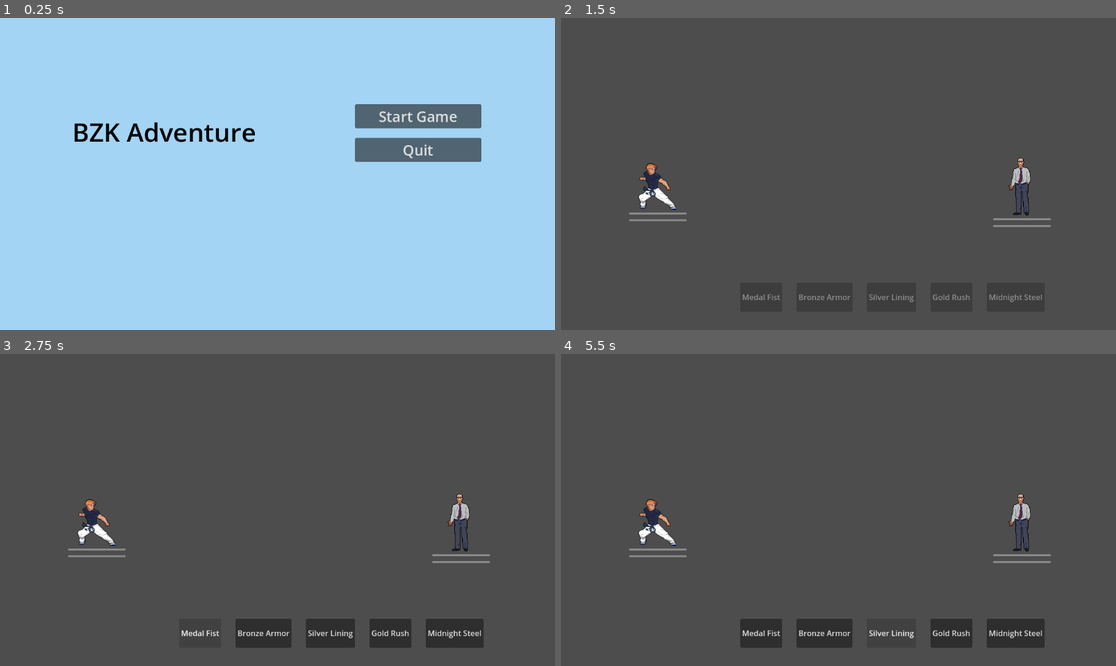
Above: before the commit, frames 1-4 (two rows, left to right).
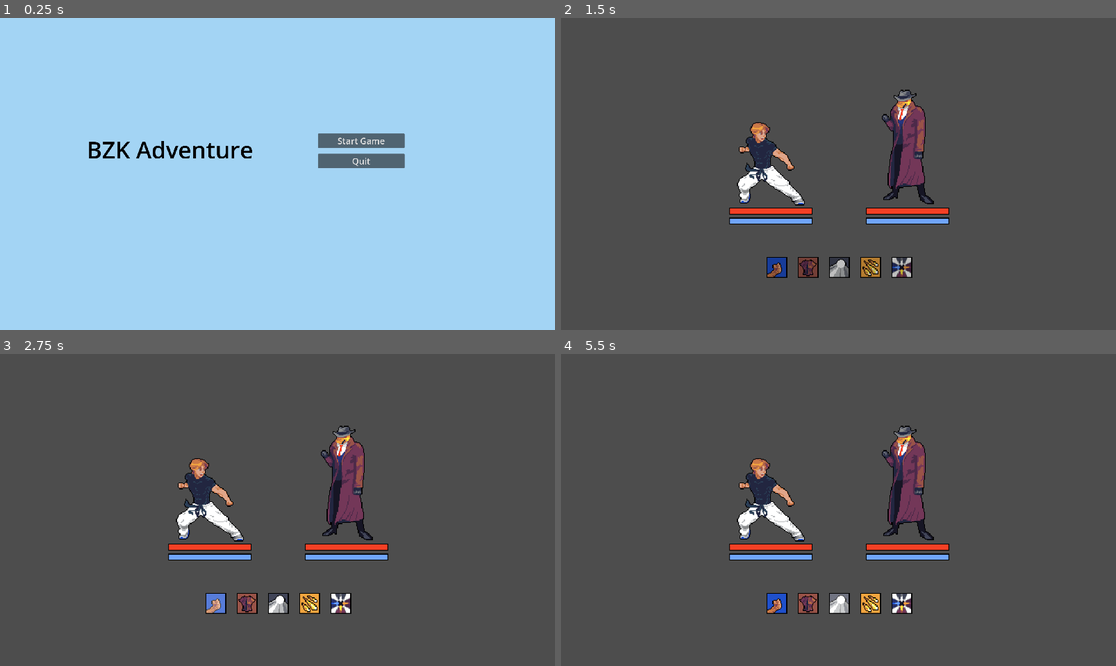
Above: after the commit, the same moments.

Repository: emay6/bzk-adventure
Game: Godot game, scene res://scenes/main.tscn
Same seed, same stepped clock (60 frames per second), same inputs: the game is played once before the commit and once after it.
Inputs (mouse positions are in pixels of both pictures, inside the frame that each line leads up to; where the layout moved, square brackets give the same spot in the first picture):
- Up to frame 1 (0.25 s): no input
- Up to frame 2 (1.5 s): click "Start Game" at 0.5 s; click (777, 267) [760, 298] at 1.25 s
- Up to frame 3 (2.75 s): tap Enter at 2 s
- Up to frame 4 (5.5 s): click (810, 603) [821, 634] at 2.75 s; tap Space at 3.5 s; click (838, 603) [894, 634] at 4.25 s; tap Enter at 5 s

The runs differ from the first frame. In frame 1, 5.5% of the frame differs, in the area x 13-87%, y 27-49%; in frame 2, 7.0%; in frame 3, 10%, in the area x 12-89%, y 22-94%; in frame 4, 9.9%.

Commit message:
Updated assets and game resolution

Diff:
--- a/project.godot
+++ b/project.godot
@@ -21,7 +21,24 @@
 GameManager="*res://src/global/game_manager.gd"
 TurnManager="*res://src/global/turn_manager.gd"
 
+[display]
+
+window/size/viewport_width=1920
+window/size/viewport_height=1080
+window/size/mode=3
+
 [editor]
 
 version_control/plugin_name="GitPlugin"
 version_control/autoload_on_startup=true
+
+[rendering]
+
+textures/canvas_textures/default_texture_filter=0
+2d/snap/snap_2d_transforms_to_pixel=true
+2d/size/borderless=false
+2d/size/resizable=true
+2d/size/mode=0
+2d/size/viewport_width=1920
+2d/canvas_textures/default_texture_filter=0
+2d/size/viewport_height=1080
--- a/scenes/combat/combat_ui.tscn
+++ b/scenes/combat/combat_ui.tscn
@@ -1,6 +1,13 @@
-[gd_scene load_steps=2 format=3 uid="uid://c8govhpudexb2"]
+[gd_scene load_steps=9 format=3 uid="uid://c8govhpudexb2"]
 
 [ext_resource type="Script" uid="uid://bv8e4rmweo8j4" path="res://src/combat_ui.gd" id="1_qq4en"]
+[ext_resource type="Texture2D" uid="uid://bwkhp1rabm8xo" path="res://textures/skill/medal_fist.png" id="2_6ikrv"]
+[ext_resource type="Texture2D" uid="uid://cmnlva5kqvpvt" path="res://textures/ui/skill_button_press.png" id="3_5a3e2"]
+[ext_resource type="Texture2D" uid="uid://cf4twgvfstyvo" path="res://textures/skill/bronze_statue.png" id="3_mb6cw"]
+[ext_resource type="Texture2D" uid="uid://dniw0ik2vrbty" path="res://textures/skill/silver_lining.png" id="4_5a3e2"]
+[ext_resource type="Texture2D" uid="uid://dk1k4pi1rrxo0" path="res://textures/ui/skill_button_hover.png" id="4_u72tk"]
+[ext_resource type="Texture2D" uid="uid://br57g81hxj6vr" path="res://textures/skill/gold_rush.png" id="5_u72tk"]
+[ext_resource type="Texture2D" uid="uid://dp0a55mnvws6d" path="res://textures/skill/midnight_steel.png" id="6_npbv8"]
 
 [node name="CombatUI" type="CanvasLayer"]
 script = ExtResource("1_qq4en")
@@ -15,41 +22,101 @@
 metadata/_edit_use_anchors_ = true
 
 [node name="SkillButtonContainer" type="HBoxContainer" parent="Control"]
-layout_mode = 0
-offset_left = 372.0
-offset_top = 550.0
-offset_right = 780.0
-offset_bottom = 610.0
-theme_override_constants/separation = 30
+layout_mode = 1
+anchors_preset = -1
+offset_left = 711.0
+offset_top = 828.0
+offset_right = 1215.0
+offset_bottom = 900.0
+theme_override_constants/separation = 36
 
-[node name="Skill1Button" type="Button" parent="Control/SkillButtonContainer"]
+[node name="Skill1Rect" type="TextureRect" parent="Control/SkillButtonContainer"]
+custom_minimum_size = Vector2(72, 72)
 layout_mode = 2
+texture = ExtResource("2_6ikrv")
+
+[node name="Skill1Button" type="TextureButton" parent="Control/SkillButtonContainer/Skill1Rect"]
+layout_mode = 2
+offset_left = 3.0
+offset_top = 3.0
+offset_right = 69.0
+offset_bottom = 69.0
 focus_mode = 0
-text = "Skill 1"
+texture_pressed = ExtResource("3_5a3e2")
+texture_hover = ExtResource("4_u72tk")
+texture_disabled = ExtResource("3_5a3e2")
+stretch_mode = 0
 
-[node name="Skill2Button" type="Button" parent="Control/SkillButtonContainer"]
+[node name="Skill2Rect" type="TextureRect" parent="Control/SkillButtonContainer"]
+custom_minimum_size = Vector2(72, 72)
 layout_mode = 2
+texture = ExtResource("3_mb6cw")
+
+[node name="Skill2Button" type="TextureButton" parent="Control/SkillButtonContainer/Skill2Rect"]
+layout_mode = 2
+offset_left = 3.0
+offset_top = 3.0
+offset_right = 69.0
+offset_bottom = 69.0
 focus_mode = 0
-text = "Skill 2"
+texture_pressed = ExtResource("3_5a3e2")
+texture_hover = ExtResource("4_u72tk")
+texture_disabled = ExtResource("3_5a3e2")
+stretch_mode = 0
 
-[node name="Skill3Button" type="Button" parent="Control/SkillButtonContainer"]
+[node name="Skill3Rect" type="TextureRect" parent="Control/SkillButtonContainer"]
+custom_minimum_size = Vector2(72, 72)
 layout_mode = 2
+texture = ExtResource("4_5a3e2")
+
+[node name="Skill3Button" type="TextureButton" parent="Control/SkillButtonContainer/Skill3Rect"]
+layout_mode = 2
+offset_left = 3.0
+offset_top = 3.0
+offset_right = 69.0
+offset_bottom = 69.0
 focus_mode = 0
-text = "Skill 3"
+texture_pressed = ExtResource("3_5a3e2")
+texture_hover = ExtResource("4_u72tk")
+texture_disabled = ExtResource("3_5a3e2")
+stretch_mode = 0
 
-[node name="Skill4Button" type="Button" parent="Control/SkillButtonContainer"]
+[node name="Skill4Rect" type="TextureRect" parent="Control/SkillButtonContainer"]
+custom_minimum_size = Vector2(72, 72)
 layout_mode = 2
+texture = ExtResource("5_u72tk")
+
+[node name="Skill4Button" type="TextureButton" parent="Control/SkillButtonContainer/Skill4Rect"]
+layout_mode = 2
+offset_left = 3.0
+offset_top = 3.0
+offset_right = 69.0
+offset_bottom = 69.0
 focus_mode = 0
-text = "Skill 4"
+texture_pressed = ExtResource("3_5a3e2")
+texture_hover = ExtResource("4_u72tk")
+texture_disabled = ExtResource("3_5a3e2")
+stretch_mode = 0
 
-[node name="Skill5Button" type="Button" parent="Control/SkillButtonContainer"]
+[node name="Skill5Rect" type="TextureRect" parent="Control/SkillButtonContainer"]
+custom_minimum_size = Vector2(72, 72)
 layout_mode = 2
+texture = ExtResource("6_npbv8")
+
+[node name="Skill5Button" type="TextureButton" parent="Control/SkillButtonContainer/Skill5Rect"]
+layout_mode = 2
+offset_left = 3.0
+offset_top = 3.0
+offset_right = 69.0
+offset_bottom = 69.0
 focus_mode = 0
-text = "Ultimate
-"
+texture_pressed = ExtResource("3_5a3e2")
+texture_hover = ExtResource("4_u72tk")
+texture_disabled = ExtResource("3_5a3e2")
+stretch_mode = 0
 
-[connection signal="pressed" from="Control/SkillButtonContainer/Skill1Button" to="." method="_on_skill_1_button_pressed"]
-[connection signal="pressed" from="Control/SkillButtonContainer/Skill2Button" to="." method="_on_skill_2_button_pressed"]
-[connection signal="pressed" from="Control/SkillButtonContainer/Skill3Button" to="." method="_on_skill_3_button_pressed"]
-[connection signal="pressed" from="Control/SkillButtonContainer/Skill4Button" to="." method="_on_skill_4_button_pressed"]
-[connection signal="pressed" from="Control/SkillButtonContainer/Skill5Button" to="." method="_on_skill_5_button_pressed"]
+[connection signal="pressed" from="Control/SkillButtonContainer/Skill1Rect/Skill1Button" to="." method="_on_skill_1_button_pressed"]
+[connection signal="pressed" from="Control/SkillButtonContainer/Skill2Rect/Skill2Button" to="." method="_on_skill_2_button_pressed"]
+[connection signal="pressed" from="Control/SkillButtonContainer/Skill3Rect/Skill3Button" to="." method="_on_skill_3_button_pressed"]
+[connection signal="pressed" from="Control/SkillButtonContainer/Skill4Rect/Skill4Button" to="." method="_on_skill_4_button_pressed"]
+[connection signal="pressed" from="Control/SkillButtonContainer/Skill5Rect/Skill5Button" to="." method="_on_skill_5_button_pressed"]
--- a/scenes/combat/enemy.tscn
+++ b/scenes/combat/enemy.tscn
@@ -1,14 +1,16 @@
 [gd_scene load_steps=4 format=3 uid="uid://4u723oeci16t"]
 
-[ext_resource type="Texture2D" uid="uid://dw2qvpbi5frvn" path="res://textures/enemy/mrc_enemy.png" id="1_7k104"]
 [ext_resource type="Script" uid="uid://evhkxhjamarj" path="res://src/enemy.gd" id="1_8afxw"]
+[ext_resource type="Texture2D" uid="uid://cvtjkma4reu7f" path="res://textures/enemy/smokinduck_enemy.png" id="2_8afxw"]
 [ext_resource type="PackedScene" uid="uid://bf0j6ykqxpsyu" path="res://scenes/combat/resource_bars.tscn" id="2_dxtal"]
 
 [node name="Enemy" type="Node2D"]
 script = ExtResource("1_8afxw")
 
 [node name="Sprite2D" type="Sprite2D" parent="."]
-texture = ExtResource("1_7k104")
+position = Vector2(54, -408)
+scale = Vector2(3, 3)
+texture = ExtResource("2_8afxw")
+centered = false
 
 [node name="ResourceController" parent="." instance=ExtResource("2_dxtal")]
-position = Vector2(-55, 66)
--- a/scenes/combat/game.tscn
+++ b/scenes/combat/game.tscn
@@ -10,11 +10,11 @@
 metadata/_edit_group_ = true
 
 [node name="Player" parent="." instance=ExtResource("1_80nbo")]
-position = Vector2(200, 350)
+position = Vector2(582, 657)
 
 [node name="EnemyList" type="Node2D" parent="."]
 
 [node name="Enemy" parent="." instance=ExtResource("3_feb5d")]
-position = Vector2(952, 350)
+position = Vector2(1056, 657)
 
 [node name="CombatUI" parent="." instance=ExtResource("4_fc0e3")]
--- a/scenes/combat/player.tscn
+++ b/scenes/combat/player.tscn
@@ -9,8 +9,9 @@
 metadata/_edit_group_ = true
 
 [node name="Sprite2D" type="Sprite2D" parent="."]
+position = Vector2(27, -297)
+scale = Vector2(3, 3)
 texture = ExtResource("2_lxv2u")
-flip_h = true
+centered = false
 
 [node name="ResourceController" parent="." instance=ExtResource("3_2iox7")]
-position = Vector2(-59, 54)
--- a/scenes/combat/resource_bars.tscn
+++ b/scenes/combat/resource_bars.tscn
@@ -1,23 +1,29 @@
-[gd_scene load_steps=2 format=3 uid="uid://bf0j6ykqxpsyu"]
+[gd_scene load_steps=5 format=3 uid="uid://bf0j6ykqxpsyu"]
 
 [ext_resource type="Script" uid="uid://cdkd06lglecom" path="res://src/resource_bars.gd" id="1_xtr2f"]
+[ext_resource type="Texture2D" uid="uid://dins6hpxahh1f" path="res://textures/ui/bar_empty.png" id="2_j1qyl"]
+[ext_resource type="Texture2D" uid="uid://davlmval7ckwp" path="res://textures/ui/hp_bar.png" id="3_kdv7u"]
+[ext_resource type="Texture2D" uid="uid://b17ebrkee67ai" path="res://textures/ui/ce_bar.png" id="4_3cy6b"]
 
 [node name="ResourceController" type="Node2D"]
 script = ExtResource("1_xtr2f")
 
 [node name="VBoxContainer" type="VBoxContainer" parent="."]
-offset_right = 120.0
-offset_bottom = 40.0
+offset_right = 288.0
+offset_bottom = 58.0
 theme_override_constants/separation = 10
 
-[node name="HealthBar" type="ProgressBar" parent="VBoxContainer"]
+[node name="HealthBar" type="TextureProgressBar" parent="VBoxContainer"]
+custom_minimum_size = Vector2(288, 24)
+layout_mode = 2
+nine_patch_stretch = true
+texture_under = ExtResource("2_j1qyl")
+texture_progress = ExtResource("3_kdv7u")
+
+[node name="CEBar" type="TextureProgressBar" parent="VBoxContainer"]
+custom_minimum_size = Vector2(288, 24)
 layout_mode = 2
 size_flags_horizontal = 3
-step = 1.0
-show_percentage = false
-
-[node name="CEBar" type="ProgressBar" parent="VBoxContainer"]
-layout_mode = 2
-size_flags_horizontal = 3
-step = 1.0
-show_percentage = false
+nine_patch_stretch = true
+texture_under = ExtResource("2_j1qyl")
+texture_progress = ExtResource("4_3cy6b")
--- a/scenes/menu/main_menu.tscn
+++ b/scenes/menu/main_menu.tscn
@@ -23,20 +23,20 @@
 
 [node name="Label" type="Label" parent="."]
 layout_mode = 0
-offset_left = 150.0
-offset_top = 200.0
-offset_right = 531.0
-offset_bottom = 273.0
+offset_left = 300.0
+offset_top = 400.0
+offset_right = 681.0
+offset_bottom = 473.0
 theme_override_colors/font_color = Color(0, 0, 0, 1)
-theme_override_font_sizes/font_size = 53
+theme_override_font_sizes/font_size = 80
 text = "BZK Adventure"
 
 [node name="VBoxContainer" type="VBoxContainer" parent="."]
 layout_mode = 0
-offset_left = 737.0
-offset_top = 179.0
-offset_right = 999.0
-offset_bottom = 299.0
+offset_left = 1100.0
+offset_top = 400.0
+offset_right = 1400.0
+offset_bottom = 520.0
 theme_override_constants/separation = 20
 
 [node name="StartButton" type="Button" parent="VBoxContainer"]
--- a/src/combat_ui.gd
+++ b/src/combat_ui.gd
@@ -3,9 +3,14 @@
 var skill_buttons
 
 func _ready() -> void:
-	skill_buttons = $Control/SkillButtonContainer.get_children()
-	for i in range(skill_buttons.size()):
-		skill_buttons[i].text = GameManager.player_skills[i].name
+
+	skill_buttons = [$Control/SkillButtonContainer/Skill1Rect/Skill1Button,
+	$Control/SkillButtonContainer/Skill2Rect/Skill2Button,
+	$Control/SkillButtonContainer/Skill3Rect/Skill3Button,
+	$Control/SkillButtonContainer/Skill4Rect/Skill4Button,
+	$Control/SkillButtonContainer/Skill5Rect/Skill5Button]
+	#for i in range(skill_buttons.size()):
+		#skill_buttons[i].text = GameManager.player_skills[i].name
 
 	# signals
 	TurnManager.turn_changed.connect(_on_turn_changed)
Binary file changed: textures/character/troy_character.png
Binary file added: textures/enemy/smokinduck_enemy.png
Not shown, added: textures/enemy/smokinduck_enemy.png.import
Binary file added: textures/skill/bronze_statue.png
Not shown, added: textures/skill/bronze_statue.png.import
Binary file added: textures/skill/gold_rush.png
Not shown, added: textures/skill/gold_rush.png.import
Binary file added: textures/skill/medal_fist.png
Not shown, added: textures/skill/medal_fist.png.import
Binary file added: textures/skill/midnight_steel.png
Not shown, added: textures/skill/midnight_steel.png.import
Binary file added: textures/skill/silver_lining.png
(and 12 more such lines)
